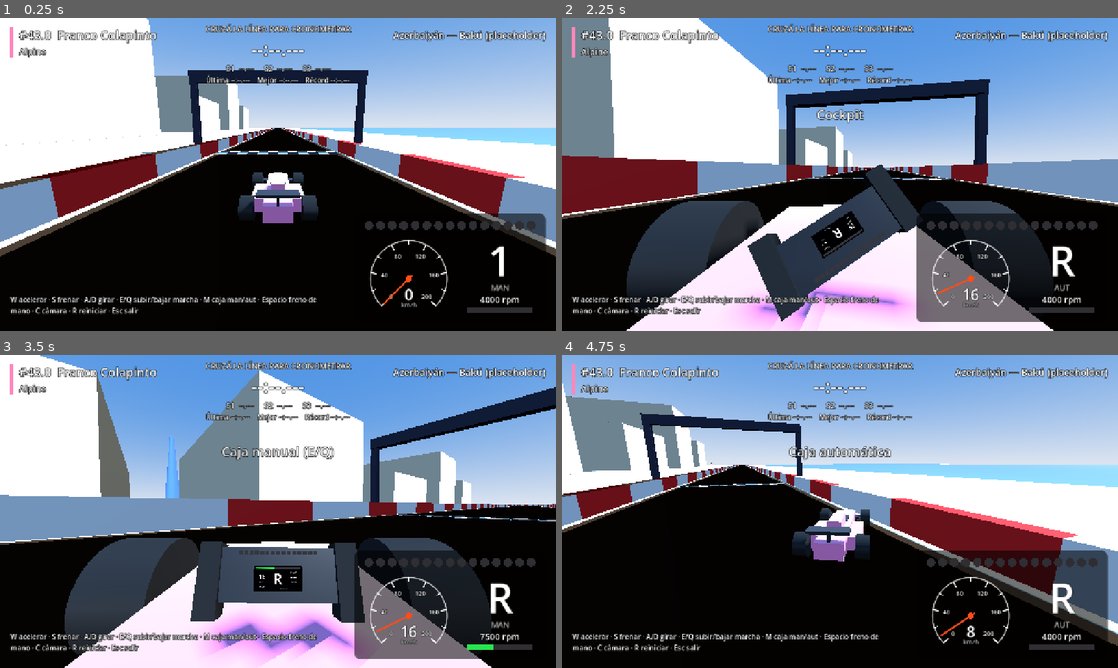
Above: before the commit, frames 1-4 (two rows, left to right).
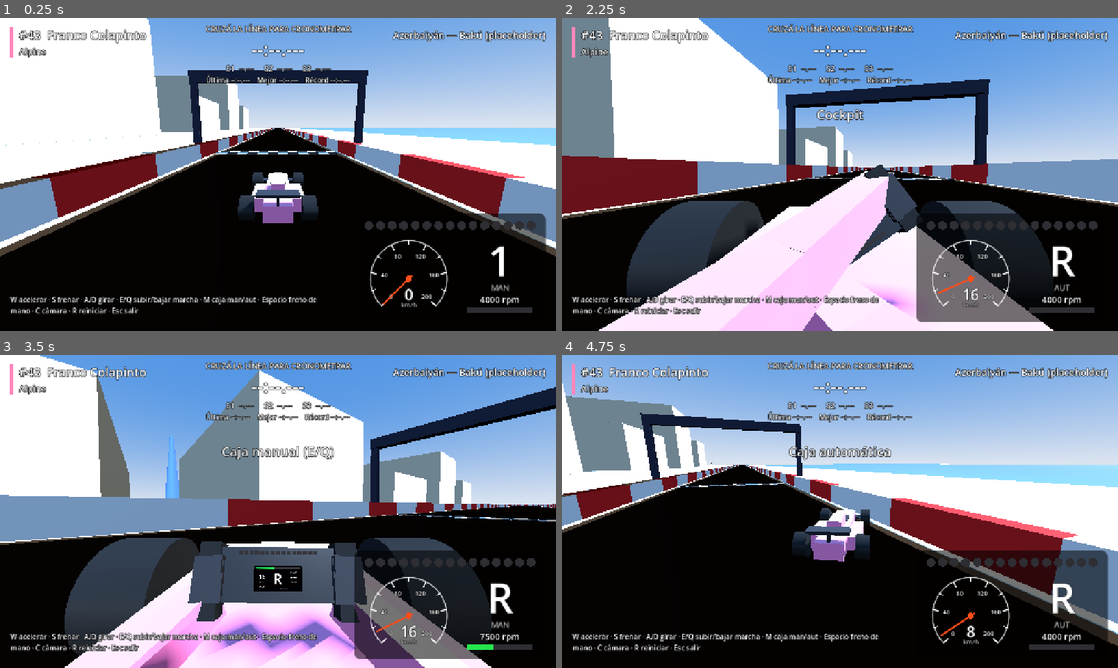
Above: after the commit, the same moments.

Repository: agustinhgimenez/GodotF126
Game: Godot game, scene res://scenes/main.tscn
Two runs of this game, one before a commit and one after it. Both use one fixed random seed, a clock stepped at 60 frames per second and the inputs below.
Inputs:
- Up to frame 1 (0.25 s): no input
- Up to frame 2 (2.25 s): tap Enter at 0.5 s; hold D (steer_right) 0.53-1.28 s; hold C (change_camera) 0.53-1.28 s; tap R (reset_car) at 1.25 s; hold S (brake) 1.28-2.03 s; tap M (toggle_gearbox) at 1.35 s; hold D (steer_right) from 2.03 s (still down); hold C (change_camera) from 2.03 s (still down)
- Up to frame 3 (3.5 s): release D (steer_right) at 2.78 s; release C (change_camera) at 2.78 s; hold W (accelerate) from 2.78 s (still down); tap M (toggle_gearbox) at 2.85 s
- Up to frame 4 (4.75 s): release W (accelerate) at 3.53 s; hold C (change_camera) 3.53-4.28 s; hold A (steer_left) from 3.53 s (still down); tap M (toggle_gearbox) at 4.35 s

The runs differ from the first frame. In frame 1, 0.4% of the frame differs, in the area x 7-29%, y 3-9%; in frame 2, 8.2%, in the area x 6-64%, y 3-100%; in frame 3, 4.5%; in frame 4, 0.5%.

Commit message:
Paso 7: manos y brazos del piloto con animación de levas
- DriverArms: guantes con pulgar e índice colgados del aro del volante; brazos de dos tramos con IK de dos huesos (ley de cosenos), color del equipo.
- Al cambiar de marcha el índice tira de la leva (derecha sube, izquierda baja) con un Tween.
- SteeringWheel expone get_rim(), get_grip_position() y get_paddle().
- Fix: el número del piloto se mostraba como #43.0.
- Docs: Paso 7 hecho, Paso 8 siguiente, captura del cockpit y cómo verificar sin abrir el editor.

Co-authored-by: Cursor <cursoragent@cursor.com>

Diff:
--- a/GodotF126/scenes/car.tscn
+++ b/GodotF126/scenes/car.tscn
@@ -1,9 +1,10 @@
-[gd_scene load_steps=19 format=3]
+[gd_scene load_steps=20 format=3]
 
 [ext_resource type="Script" path="res://scripts/car_controller.gd" id="1_car"]
 [ext_resource type="Script" path="res://scripts/car/car_engine.gd" id="2_engine"]
 [ext_resource type="Script" path="res://scripts/car/gearbox.gd" id="3_gearbox"]
 [ext_resource type="Script" path="res://scripts/car/steering_wheel.gd" id="4_wheel"]
+[ext_resource type="Script" path="res://scripts/car/driver_arms.gd" id="5_arms"]
 
 [sub_resource type="BoxShape3D" id="BoxShape3D_car"]
 size = Vector3(1.9, 0.8, 6)
@@ -106,6 +107,10 @@
 visible = false
 script = ExtResource("4_wheel")
 
+[node name="DriverArms" type="Node3D" parent="."]
+visible = false
+script = ExtResource("5_arms")
+
 [node name="FrontWing" type="MeshInstance3D" parent="."]
 transform = Transform3D(1, 0, 0, 0, 1, 0, 0, 0, 1, 0, 0.12, -3)
 mesh = SubResource("BoxMesh_front_wing")
--- /dev/null
+++ b/GodotF126/scripts/car/driver_arms.gd
@@ -0,0 +1,154 @@
+class_name DriverArms
+extends Node3D
+## Manos y brazos del piloto en el cockpit (Paso 7), con formas simples.
+## Las manos cuelgan del aro del volante, así siguen el giro sin código extra.
+## Cada brazo tiene dos tramos (brazo y antebrazo) que se recalculan cada frame
+## con cinemática inversa de dos huesos: hombro fijo en el chasis → codo → muñeca.
+## Al cambiar de marcha, el índice tira de la leva: derecha sube, izquierda baja.
+## Los tramos de los brazos están en el grupo "team_paint" (buzo con el color del equipo).
+
+const UPPER_ARM_LENGTH := 0.30
+const FOREARM_LENGTH := 0.28
+const ARM_THICKNESS := 0.075
+const SHOULDER_OFFSET := Vector3(0.2, 0.78, -0.5)   ## x se espeja para cada lado
+const GLOVE_SIZE := Vector3(0.06, 0.09, 0.07)
+const THUMB_SIZE := Vector3(0.018, 0.035, 0.018)
+const FINGER_SIZE := Vector3(0.05, 0.016, 0.016)
+const FINGER_REST_Z := -0.042   ## justo detrás de la cara trasera de la leva
+const PADDLE_PULL := 0.008
+const PULL_TIME := 0.05
+const RELEASE_TIME := 0.1
+
+@export var glove_color: Color = Color(0.1, 0.1, 0.12)
+@export var suit_color: Color = Color(0.3, 0.3, 0.35)   ## lo pisa set_team_color()
+
+var _wheel: SteeringWheel
+var _gearbox: Gearbox
+var _last_gear: int = 1
+## Índice 0 = izquierda, 1 = derecha.
+var _wrists: Array[Node3D] = []
+var _fingers: Array[Node3D] = []
+var _upper_arms: Array[MeshInstance3D] = []
+var _forearms: Array[MeshInstance3D] = []
+var _tweens: Array[Tween] = [null, null]
+
+
+func _ready() -> void:
+	process_priority = 10   # después de que el volante actualice su giro
+	_wheel = get_node("../SteeringWheel") as SteeringWheel
+	_gearbox = get_node("../Gearbox") as Gearbox
+	_last_gear = _gearbox.gear
+	_gearbox.gear_changed.connect(_on_gear_changed)
+
+	var glove := StandardMaterial3D.new()
+	glove.albedo_color = glove_color
+	glove.roughness = 0.8
+	var suit := StandardMaterial3D.new()
+	suit.albedo_color = suit_color
+	suit.roughness = 0.7
+
+	for side in [-1, 1]:
+		var suffix := "Left" if side < 0 else "Right"
+		_build_hand(side, glove)
+		_upper_arms.append(_make_segment("UpperArm" + suffix, suit))
+		_forearms.append(_make_segment("Forearm" + suffix, suit))
+
+
+func _process(_delta: float) -> void:
+	if not is_visible_in_tree():
+		return
+	for i in 2:
+		var side := -1 if i == 0 else 1
+		var shoulder := Vector3(SHOULDER_OFFSET.x * side, SHOULDER_OFFSET.y, SHOULDER_OFFSET.z)
+		var wrist := to_local(_wrists[i].global_position)
+		var pole := Vector3(side * 0.7, -0.7, 0.0).normalized()
+		var elbow := _solve_elbow(shoulder, wrist, pole)
+		_place_segment(_upper_arms[i], shoulder, elbow)
+		_place_segment(_forearms[i], elbow, wrist)
+
+
+func _build_hand(side: int, material: Material) -> void:
+	var anchor := Node3D.new()
+	anchor.name = "HandLeft" if side < 0 else "HandRight"
+	anchor.position = _wheel.get_grip_position(side) + Vector3(0.0, 0.0, -0.005)
+	_wheel.get_rim().add_child(anchor)
+
+	_add_box(anchor, GLOVE_SIZE, Vector3.ZERO, material)
+	_add_box(anchor, THUMB_SIZE, Vector3(-side * 0.02, 0.03, 0.035), material)
+
+	var finger := _add_box(anchor, FINGER_SIZE, Vector3(-side * 0.035, 0.0, FINGER_REST_Z), material)
+	finger.name = "IndexFinger"
+	_fingers.append(finger)
+
+	var wrist := Node3D.new()
+	wrist.name = "Wrist"
+	wrist.position = Vector3(side * 0.01, -0.04, -0.03)
+	anchor.add_child(wrist)
+	_wrists.append(wrist)
+
+
+func _make_segment(segment_name: String, material: Material) -> MeshInstance3D:
+	var mesh := BoxMesh.new()
+	mesh.size = Vector3(ARM_THICKNESS, ARM_THICKNESS, 1.0)
+	var instance := MeshInstance3D.new()
+	instance.name = segment_name
+	instance.mesh = mesh
+	instance.material_override = material
+	instance.add_to_group("team_paint")
+	add_child(instance)
+	return instance
+
+
+## Caja de largo 1 en Z, estirada y orientada para unir a con b.
+func _place_segment(segment: MeshInstance3D, a: Vector3, b: Vector3) -> void:
+	var length := a.distance_to(b)
+	if length < 0.001:
+		return
+	var segment_basis := Basis.looking_at((b - a) / length, Vector3.UP)
+	segment_basis = segment_basis * Basis.from_scale(Vector3(1.0, 1.0, length))
+	segment.transform = Transform3D(segment_basis, (a + b) * 0.5)
+
+
+## Ley de cosenos: ubica el codo a UPPER_ARM_LENGTH del hombro y FOREARM_LENGTH de la
+## muñeca, del lado hacia donde apunta `pole` (afuera y abajo).
+func _solve_elbow(shoulder: Vector3, wrist: Vector3, pole: Vector3) -> Vector3:
+	var to_wrist := wrist - shoulder
+	var reach := clampf(to_wrist.length(), 0.01, UPPER_ARM_LENGTH + FOREARM_LENGTH - 0.001)
+	var dir := to_wrist.normalized()
+	var along := (UPPER_ARM_LENGTH * UPPER_ARM_LENGTH - FOREARM_LENGTH * FOREARM_LENGTH + reach * reach) / (2.0 * reach)
+	var height := sqrt(maxf(UPPER_ARM_LENGTH * UPPER_ARM_LENGTH - along * along, 0.0))
+	var bend := (pole - dir * pole.dot(dir)).normalized()
+	return shoulder + dir * along + bend * height
+
+
+func _on_gear_changed(gear: int) -> void:
+	if gear != _last_gear:
+		_pull_paddle(1 if gear > _last_gear else -1)
+	_last_gear = gear
+
+
+func _pull_paddle(side: int) -> void:
+	var i := 0 if side < 0 else 1
+	if _tweens[i] != null and _tweens[i].is_valid():
+		_tweens[i].kill()
+	var paddle := _wheel.get_paddle(side)
+	var finger := _fingers[i]
+	var paddle_rest := SteeringWheel.PADDLE_REST_Z
+	var finger_rest := FINGER_REST_Z
+	var tween := create_tween()
+	tween.tween_property(paddle, "position:z", paddle_rest + PADDLE_PULL, PULL_TIME)
+	tween.parallel().tween_property(finger, "position:z", finger_rest + PADDLE_PULL, PULL_TIME)
+	tween.tween_property(paddle, "position:z", paddle_rest, RELEASE_TIME)
+	tween.parallel().tween_property(finger, "position:z", finger_rest, RELEASE_TIME)
+	_tweens[i] = tween
+
+
+func _add_box(parent: Node3D, box_size: Vector3, pos: Vector3, material: Material) -> MeshInstance3D:
+	var mesh := BoxMesh.new()
+	mesh.size = box_size
+	var instance := MeshInstance3D.new()
+	instance.mesh = mesh
+	instance.material_override = material
+	instance.position = pos
+	parent.add_child(instance)
+	return instance
--- a/GodotF126/scripts/car/steering_wheel.gd
+++ b/GodotF126/scripts/car/steering_wheel.gd
@@ -8,6 +8,8 @@
 const BODY_SIZE := Vector3(0.24, 0.11, 0.035)
 const GRIP_SIZE := Vector3(0.045, 0.15, 0.055)
 const PADDLE_SIZE := Vector3(0.05, 0.07, 0.006)
+const PADDLE_X := 0.085
+const PADDLE_REST_Z := -0.03
 const SCREEN_SIZE := Vector2(0.1, 0.05)
 const LED_ROW_WIDTH := 0.17
 const LED_SIZE := 0.008
@@ -18,6 +20,8 @@
 
 var _car: CarController = null
 var _rim: Node3D
+var _paddle_left: Node3D
+var _paddle_right: Node3D
 var _viewport: SubViewport
 var _screen: WheelScreen
 var _led_root: Node3D
@@ -42,6 +46,20 @@
 
 func bind_lap_timer(timer: LapTimer) -> void:
 	_screen.bind_lap_timer(timer)
+
+
+## Nodo que gira con la dirección; lo que se cuelgue de él (las manos) gira igual.
+func get_rim() -> Node3D:
+	return _rim
+
+
+## Centro de cada grip en coordenadas del aro. side: -1 izquierda, 1 derecha.
+func get_grip_position(side: int) -> Vector3:
+	return Vector3(side * (BODY_SIZE.x + GRIP_SIZE.x) * 0.5, -0.01, 0.0)
+
+
+func get_paddle(side: int) -> Node3D:
+	return _paddle_right if side > 0 else _paddle_left
 
 
 func _process(_delta: float) -> void:
@@ -69,13 +87,13 @@
 	var rubber := _material(Color(0.03, 0.03, 0.03), 0.95)
 
 	_add_box(_rim, BODY_SIZE, Vector3.ZERO, carbon)
-	_add_box(_rim, GRIP_SIZE, Vector3(-(BODY_SIZE.x + GRIP_SIZE.x) * 0.5, -0.01, 0.0), rubber)
-	_add_box(_rim, GRIP_SIZE, Vector3((BODY_SIZE.x + GRIP_SIZE.x) * 0.5, -0.01, 0.0), rubber)
+	_add_box(_rim, GRIP_SIZE, get_grip_position(-1), rubber)
+	_add_box(_rim, GRIP_SIZE, get_grip_position(1), rubber)
 	# Levas de cambio detrás de los grips (el Paso 7 las anima).
-	var paddle_left := _add_box(_rim, PADDLE_SIZE, Vector3(-0.085, 0.0, -0.03), carbon)
-	paddle_left.name = "PaddleLeft"
-	var paddle_right := _add_box(_rim, PADDLE_SIZE, Vector3(0.085, 0.0, -0.03), carbon)
-	paddle_right.name = "PaddleRight"
+	_paddle_left = _add_box(_rim, PADDLE_SIZE, Vector3(-PADDLE_X, 0.0, PADDLE_REST_Z), carbon)
+	_paddle_left.name = "PaddleLeft"
+	_paddle_right = _add_box(_rim, PADDLE_SIZE, Vector3(PADDLE_X, 0.0, PADDLE_REST_Z), carbon)
+	_paddle_right.name = "PaddleRight"
 	# Columna de dirección hacia el chasis.
 	_add_box(self, Vector3(0.03, 0.03, 0.25), Vector3(0.0, 0.0, -0.14), carbon)
 
--- a/GodotF126/scripts/car_controller.gd
+++ b/GodotF126/scripts/car_controller.gd
@@ -55,6 +55,7 @@
 @onready var engine: CarEngine = $Engine
 @onready var gearbox: Gearbox = $Gearbox
 @onready var steering_wheel: SteeringWheel = $SteeringWheel
+@onready var driver_arms: DriverArms = $DriverArms
 
 
 func _ready() -> void:
@@ -115,6 +116,7 @@
 	_camera.near = 0.3 if is_chase else 0.1
 	_helmet.visible = is_chase
 	steering_wheel.visible = not is_chase
+	driver_arms.visible = not is_chase
 
 
 func _physics_process(delta: float) -> void:
--- a/GodotF126/scripts/hud.gd
+++ b/GodotF126/scripts/hud.gd
@@ -52,7 +52,9 @@
 
 
 func set_driver_info(driver: Dictionary, team: Dictionary, team_color: Color) -> void:
-	_driver_label.text = "#%s  %s" % [str(driver.get("number", "?")), str(driver.get("name", "Piloto"))]
+	var number = driver.get("number", "?")
+	var number_text := str(int(number)) if number is float else str(number)
+	_driver_label.text = "#%s  %s" % [number_text, str(driver.get("name", "Piloto"))]
 	_team_label.text = str(team.get("name", "Equipo"))
 	_team_stripe.color = team_color
 
Not shown, added: GodotF126/scripts/car/driver_arms.gd.uid
Not shown, changed: DESTINO-WINDOWS.md
Not shown, changed: GodotF126/README.md
Not shown, changed: GodotF126/ROADMAP.md
Not shown, changed: PARA-EL-AGENTE-LOCAL.md
Not shown, changed: README.md
Not shown, added: informes/capturas/paso7-cockpit.png
